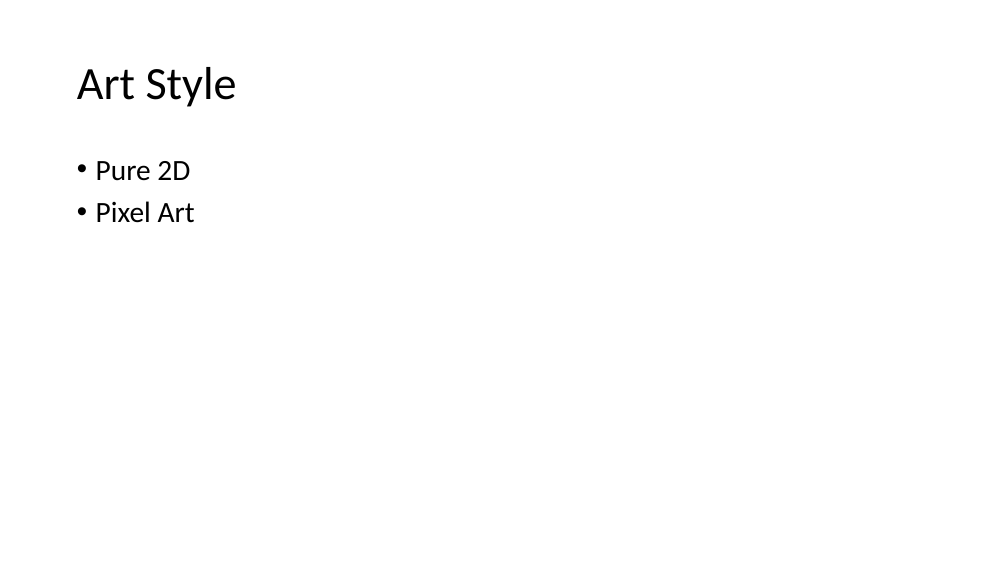
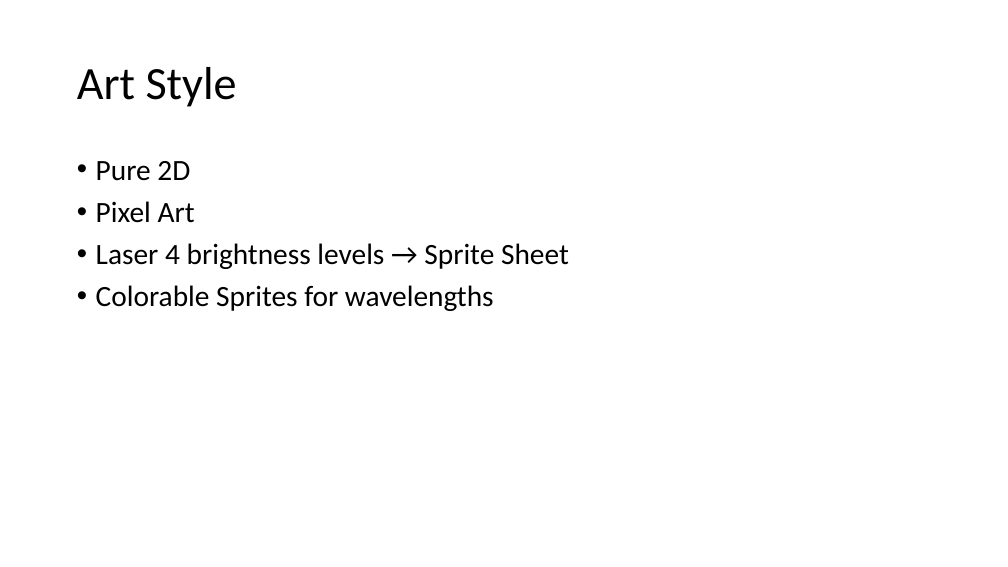
Before and after one commit to Akhetonics/Connect-A-PIC, a slide deck: slide 5 of Design.pptx (slide 4 before the commit). Drawn at 1008x567 pixels with LibreOffice and Linux fonts; fonts in the diff are those of the drawing. Boxes give left, top, right and bottom in pixels: in the first picture for what was removed or moved away, otherwise in the second. Text is boxed around its words. In the diff, an @@ line names an element or a change of style, - is before the commit and + after.

```diff
--- a/Design.pptx
+++ b/Design.pptx
@@ text at bbox=[96, 243, 569, 311]: paragraphs added @@
+• Laser 4 brightness levels → Sprite Sheet
+• Colorable Sprites for wavelengths
```
Also in this commit, not shown: 2 other slides changed, 3 slides added, 1 other file.
